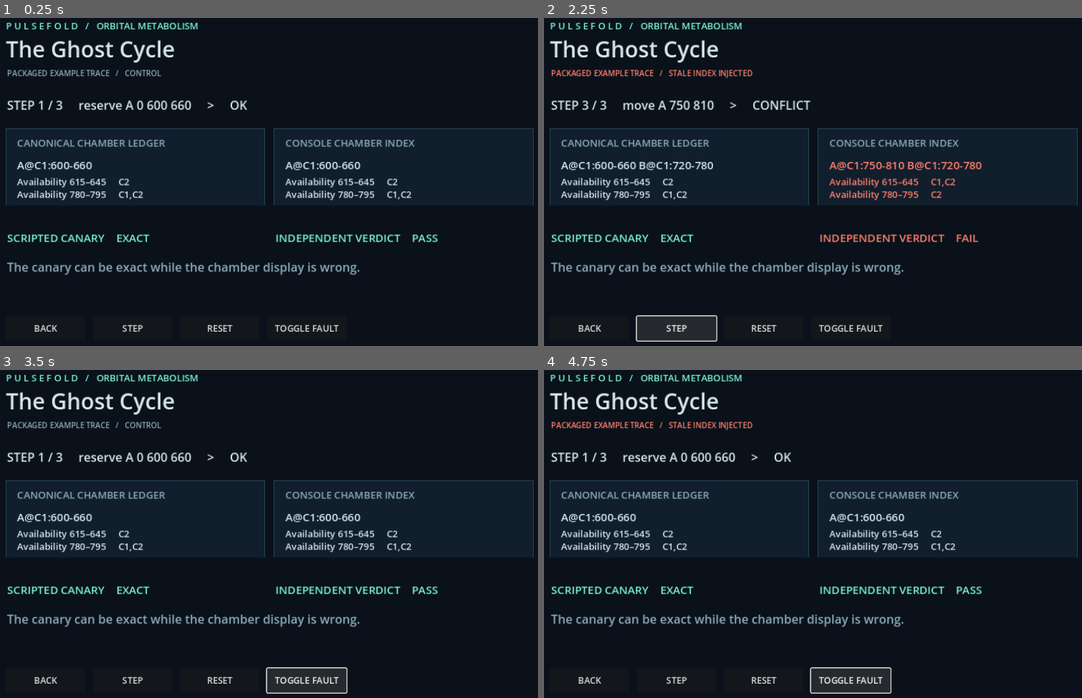
Above: before the commit, frames 1-4 (two rows, left to right).
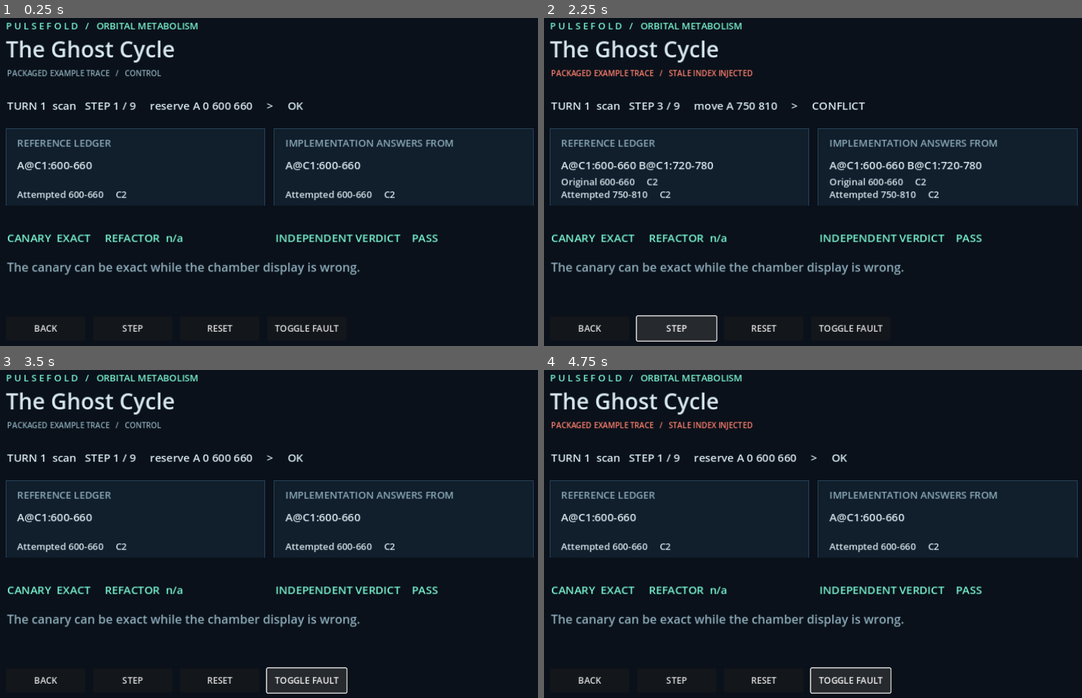
Above: after the commit, the same moments.

Repository: copyleftdev/pulsefold
Game: Godot game, scene res://main.tscn
Two runs of this game, one before a commit and one after it. Both use one fixed random seed, a clock stepped at 60 frames per second and the inputs below.
Inputs:
- Up to frame 1 (0.25 s): no input
- Up to frame 2 (2.25 s): click "TOGGLE FAULT" at 0.5 s; click "STEP" at 1.25 s; click "STEP" at 2 s
- Up to frame 3 (3.5 s): click "TOGGLE FAULT" at 2.75 s
- Up to frame 4 (4.75 s): click "STEP" at 3.5 s; click "TOGGLE FAULT" at 4.25 s

The runs differ from the first frame. In frame 1, 3.3% of the frame differs, in the area x 1-85%, y 25-69%; in frame 2, 4.4%; in frame 3, 3.3%; in frame 4, 3.3%.

Commit message:
Replay multi-turn sessions against an independent reference
Bring the Canary Lab issue #3 protocol design into the Rust runner:

- A separate reference store (a flat list, scanned) checks each turn's
  implementation: scan, indexed, stale-index (planted bug) or rebuild.
- Probe windows come from each operation: the moved booking's original
  window and the attempted window. In the Ghost Cycle only the original
  window catches the stale index; the attempted window masks it.
- Markers are scored from response text by a port of Canary Lab's
  score_marker, never by the scheduler.
- Sessions record a reviewer refactor observation per turn; summaries
  port mt01's first regression, marker at regression and event order.
- Trace v2 replaces the 11-column format; the packaged viewer traces
  are now generated by the runner. verify.sh regenerates and compares
  traces and five session summaries, then validates them in Godot.

Co-Authored-By: Claude Opus 5.5 <noreply@anthropic.com>

Diff:
--- a/engine/viewer/console.gd
+++ b/engine/viewer/console.gd
@@ -5,6 +5,10 @@
 const MINT := Color("#78f4d0")
 const BAD := Color("#ff806d")
 const DIM := Color("#8cabb9")
+const HEADER := "turn\tstep\tvariant\toperation\texpected\tresult\tledger\tindex\toriginal_window\treference_original\timplementation_original\tattempted_window\treference_attempted\timplementation_attempted\tmarker\trefactor\tverdict\treason"
+const WIDTH := 18
+# Trace v2 columns.
+enum { TURN, STEP, VARIANT, OP, EXPECTED, RESULT, LEDGER, INDEX, OW, RO, IO, AW, RA, IA, MARKER, REFACTOR, VERDICT, REASON }
 var rows: Array[PackedStringArray] = []
 var step := 0
 var mutant := false
@@ -22,10 +26,12 @@
 	add_button("TOGGLE FAULT", func(): mutant = not mutant; load_trace())
 	load_trace()
 	if "--validate" in OS.get_cmdline_user_args():
-		var normal: bool = rows.size() == 3 and rows[-1][10] == "PASS"
+		var normal: bool = rows.size() == 9 and rows.all(func(r): return r[VERDICT] == "PASS")
 		mutant = true
 		load_trace()
-		var broken: bool = rows.size() == 3 and rows[-1][2] == "CONFLICT" and rows[-1][9] == "EXACT" and rows[-1][10] == "FAIL"
+		var failing := rows.filter(func(r): return r[VERDICT] == "FAIL")
+		var broken: bool = rows.size() == 9 and failing.size() == 1 and failing[0][RESULT] == "CONFLICT" \
+			and failing[0][MARKER] == "EXACT" and failing[0][RO] != failing[0][IO] and failing[0][RA] == failing[0][IA]
 		if normal and broken:
 			print("Viewer loaded both traces successfully.")
 		get_tree().quit(0 if normal and broken else 1)
@@ -52,11 +58,19 @@
 			path = arg.trim_prefix(prefix)
 			status_note = "IMPORTED ASSAY TRACE"
 	var raw := FileAccess.get_file_as_string(path)
-	var lines := raw.split("\n", false)
+	var lines := raw.replace("\r\n", "\n").split("\n", false)
+	if lines.is_empty() or lines[0] != HEADER:
+		status_note = "NOT A TRACE V2 FILE"
+		queue_redraw()
+		return
 	for i in range(1, lines.size()):
-		var fields := lines[i].strip_edges().split("\t", true)
-		if fields.size() == 11:
+		var fields := lines[i].split("\t", true)
+		if fields.size() == WIDTH and fields[STEP] == str(i):
 			rows.append(fields)
+		else:
+			rows.clear()
+			status_note = "MALFORMED TRACE ROW %d" % i
+			break
 	queue_redraw()
 
 func txt(content: String, x: float, y: float, px: int, color: Color = INK) -> void:
@@ -76,16 +90,17 @@
 		txt("No usable trace loaded.", 40, 195, 23, BAD)
 		return
 	var row := rows[step]
-	var failed := row[10] == "FAIL"
-	txt("STEP %s / %d     %s     >     %s" % [row[0], rows.size(), row[1], row[2]], 40, 190, 22)
-	panel(38, 224, "CANONICAL CHAMBER LEDGER")
-	panel(525, 224, "CONSOLE CHAMBER INDEX")
-	txt(row[3], 58, 298, 20)
-	txt(row[4], 545, 298, 20, BAD if failed else INK)
-	txt("Availability 615–645     " + row[5], 58, 327, 17)
-	txt("Availability 615–645     " + row[6], 545, 327, 17, BAD if row[5] != row[6] else INK)
-	txt("Availability 780–795     " + row[7], 58, 350, 17)
-	txt("Availability 780–795     " + row[8], 545, 350, 17, BAD if row[7] != row[8] else INK)
-	txt("SCRIPTED CANARY    " + row[9], 40, 430, 20, MINT)
-	txt("INDEPENDENT VERDICT    " + row[10], 527, 430, 20, BAD if failed else MINT)
-	txt("The canary can be exact while the chamber display is wrong.", 40, 484, 22, DIM)
+	var failed := row[VERDICT] == "FAIL"
+	txt("TURN %s  %s   STEP %s / %d     %s     >     %s" % [row[TURN], row[VARIANT], row[STEP], rows.size(), row[OP], row[RESULT]], 40, 190, 20)
+	panel(38, 224, "REFERENCE LEDGER")
+	panel(525, 224, "IMPLEMENTATION ANSWERS FROM")
+	txt(row[LEDGER], 58, 298, 20)
+	txt(row[INDEX], 545, 298, 20, BAD if row[INDEX] != row[LEDGER] else INK)
+	if row[OW] != "-":
+		txt("Original " + row[OW] + "     " + row[RO], 58, 327, 17)
+		txt("Original " + row[OW] + "     " + row[IO], 545, 327, 17, BAD if row[RO] != row[IO] else INK)
+	txt("Attempted " + row[AW] + "     " + row[RA], 58, 350, 17)
+	txt("Attempted " + row[AW] + "     " + row[IA], 545, 350, 17, BAD if row[RA] != row[IA] else INK)
+	txt("CANARY  " + row[MARKER] + "     REFACTOR  " + row[REFACTOR], 40, 430, 20, MINT)
+	txt("INDEPENDENT VERDICT    " + row[VERDICT], 527, 430, 20, BAD if failed else MINT)
+	txt(row[REASON] if failed else "The canary can be exact while the chamber display is wrong.", 40, 484, 18 if failed else 22, BAD if failed else DIM)
Not shown, changed: engine/viewer/control.tsv
Not shown, changed: engine/viewer/mutant.tsv
Not shown, added: engine/sessions/control.session
Not shown, added: engine/sessions/control.summary
Not shown, added: engine/sessions/ghost.session
Not shown, added: engine/sessions/ghost.summary
Not shown, added: engine/sessions/omission.session
Not shown, added: engine/sessions/omission.summary
Not shown, added: engine/sessions/rebuild.session
Not shown, added: engine/sessions/rebuild.summary
Not shown, added: engine/sessions/unobserved.session
Not shown, added: engine/sessions/unobserved.summary
(and 7 more such lines)
